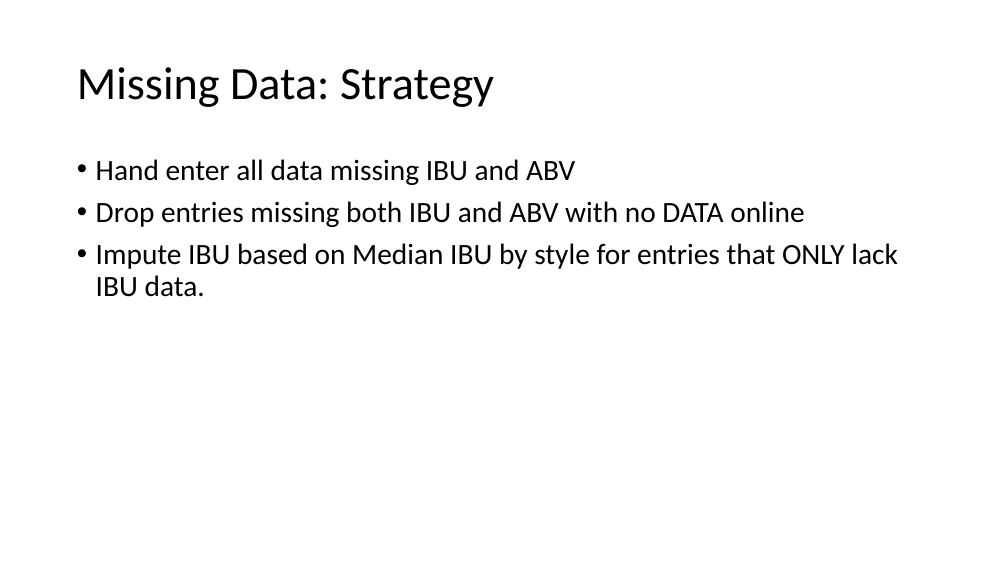
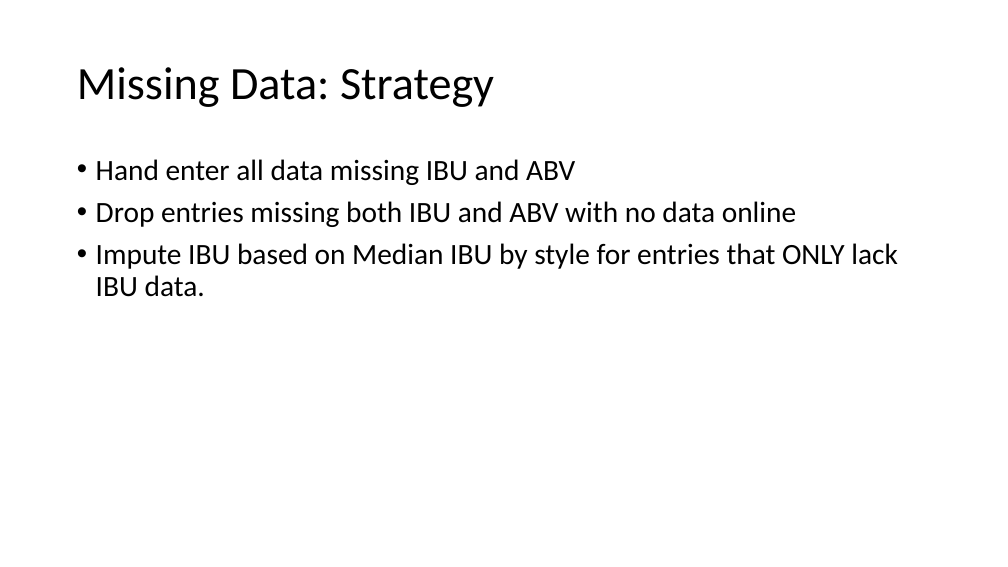
Before and after one commit to RiccoFerraro/dds_case_study_1, a slide deck: slide 8 of Beers_and_Breweries.pptx. Drawn at 1008x567 pixels with LibreOffice and Linux fonts; fonts in the diff are those of the drawing. Boxes give left, top, right and bottom in pixels: in the first picture for what was removed or moved away, otherwise in the second. Text is boxed around its words. In the diff, an @@ line names an element or a change of style, - is before the commit and + after.

```diff
--- a/Beers_and_Breweries.pptx
+++ b/Beers_and_Breweries.pptx
@@ text at bbox=[96, 201, 796, 227]: text changed @@
-• Drop entries missing both IBU and ABV with no DATA online
+• Drop entries missing both IBU and ABV with no data online
```
Also in this commit, not shown: 11 other slides changed, 1 slide added, 1 other file.
